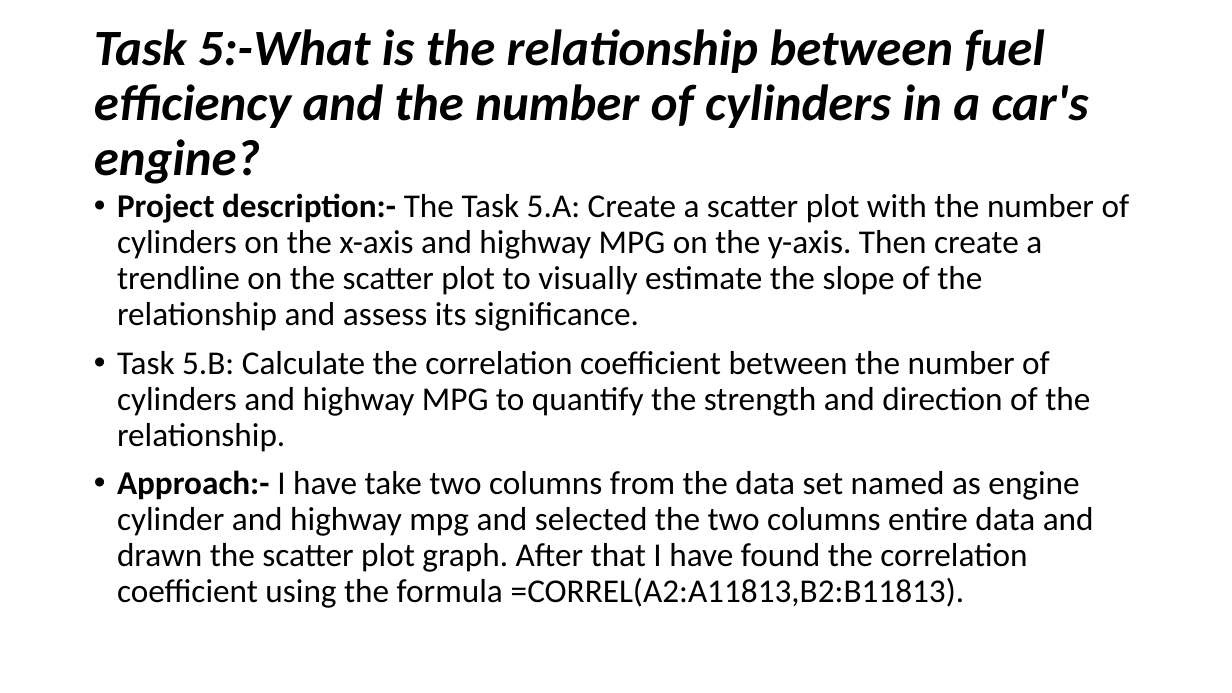
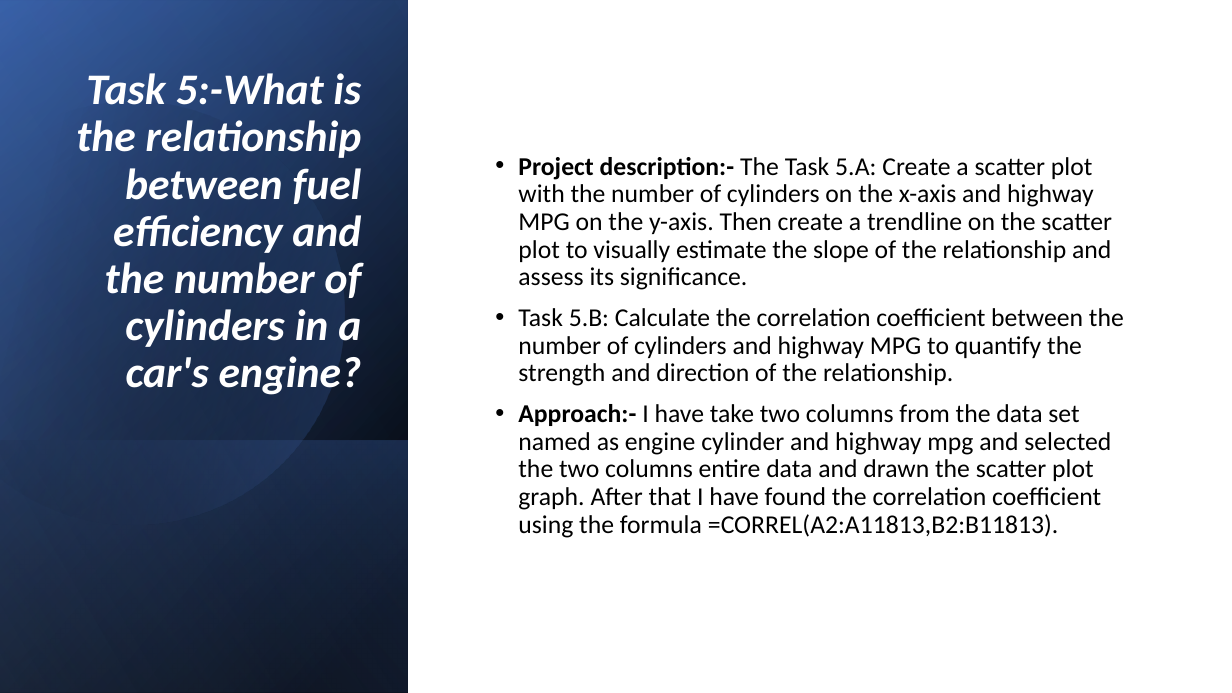
Before and after one commit to Athreya27/Athreya-, a slide deck: slide 15 of Impact of Car Features.pptx (slide 14 before the commit). Drawn at 1232x693 pixels with LibreOffice and Linux fonts; fonts in the diff are those of the drawing. Boxes give left, top, right and bottom in pixels: in the first picture for what was removed or moved away, otherwise in the second. Text is boxed around its words. In the diff, an @@ line names an element or a change of style, - is before the commit and + after.

```diff
--- a/Impact of Car Features.pptx
+++ b/Impact of Car Features.pptx
@@ rectangle added at [0,0,1232,693], fill #FFFFFF @@
@@ rectangle added at [0,0,409,693], fill gradient #000000 to #2F5597 @@
@@ rectangle added at [0,1,409,693], fill gradient #000000 to #4472C4 @@
@@ rectangle added at [0,0,409,692], fill gradient #000000 to #8FAADC @@
@@ freeform shape added at [0,52,395,567], fill gradient #000000 to #4472C4 @@
@@ title "Task 5:-What is the relationship ...": place and size @@
-title "Task 5:-What is the relationship ..." at [94,29,1089,184]
+title "Task 5:-What is the relationship ..." at [76,73,362,395]
@@ title "Task 5:-What is the relationship ..." at [76,73,362,395]: size 39.6 to 34 pt, text colour #000000 to #FFFFFF; alignment left to right; vertical alignment middle to bottom @@
@@ text "Project description:- The Task 5.A: ...": place and size @@
-text "Project description:- The Task 5.A: ..." at [117,193,1130,608]
+text "Project description:- The Task 5.A: ..." at [518,157,1124,538]
@@ text "Project description:- The Task 5.A: ..." at [518,157,1124,538]: size 25.9 to 20 pt; vertical alignment top to middle @@
@@ rectangle added at [0,440,409,693], fill gradient #4472C4 to #000000 @@
```
Also in this commit, not shown: 29 other slides changed, 10 slides added, 5 slides removed.
